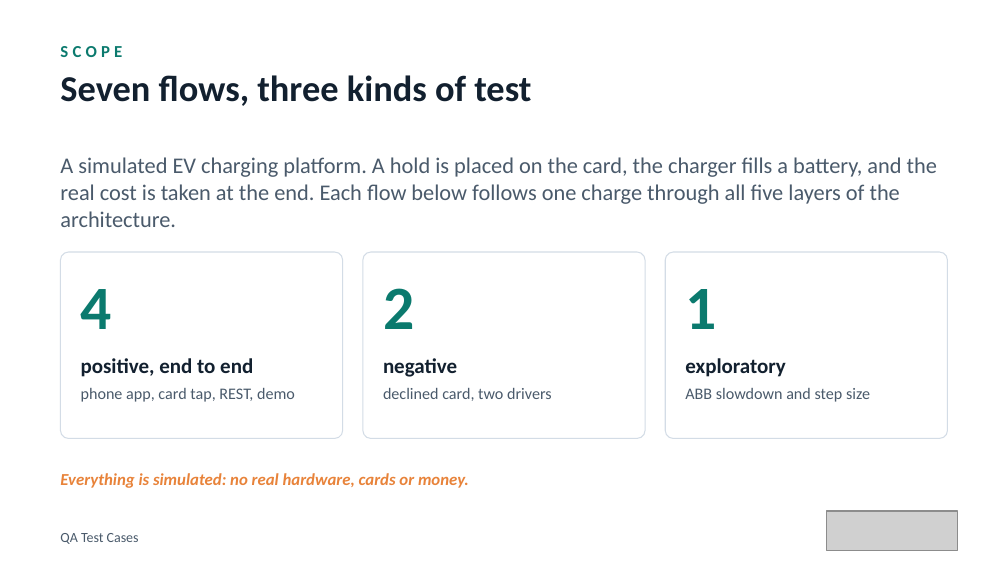
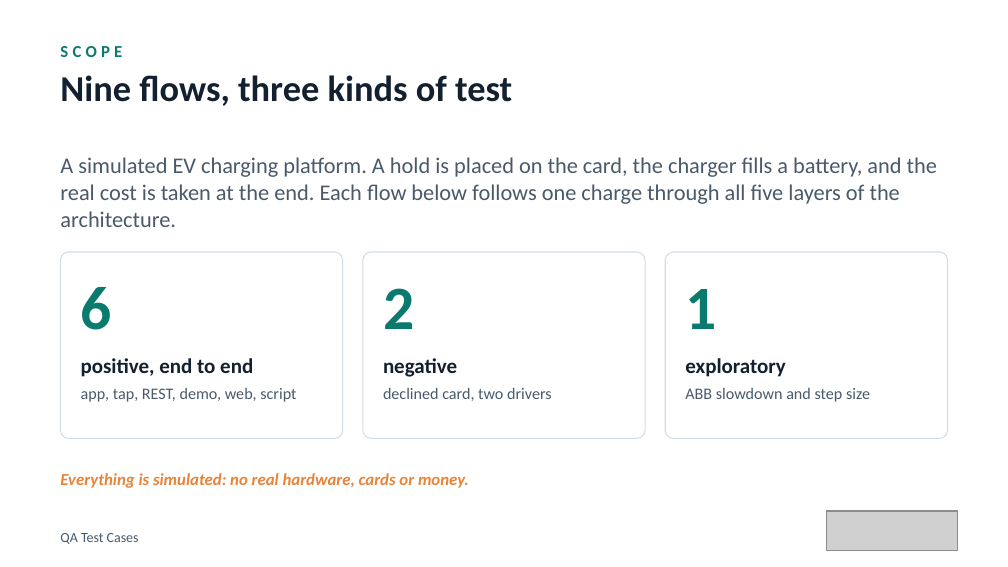
Before and after one commit to elitesoftwareqa/ev-charger, a slide deck: slide 2 of docs/presentation/EV-Charger-QA-Test-Cases.pptx. Drawn at 1008x567 pixels with LibreOffice and Linux fonts; fonts in the diff are those of the drawing; grey boxes stand for pictures. Boxes give left, top, right and bottom in pixels: in the first picture for what was removed or moved away, otherwise in the second. Text is boxed around its words. In the diff, an @@ line names an element or a change of style, - is before the commit and + after.

Commit message:
Add web page and REST demo test cases (TC-08, TC-09) and demo options to the QA guide and presentation

```diff
--- a/docs/presentation/EV-Charger-QA-Test-Cases.pptx
+++ b/docs/presentation/EV-Charger-QA-Test-Cases.pptx
@@ text at box(60, 75, 512, 106): text changed @@
-Seven flows, three kinds of test
+Nine flows, three kinds of test
@@ text at box(81, 287, 112, 330): text changed @@
-4
+6
@@ text at box(81, 388, 296, 402): text changed @@
-phone app, card tap, REST, demo
+app, tap, REST, demo, web, script
```
Also in this commit, not shown: 11 other slides changed, 2 slides added, 1 other file.
